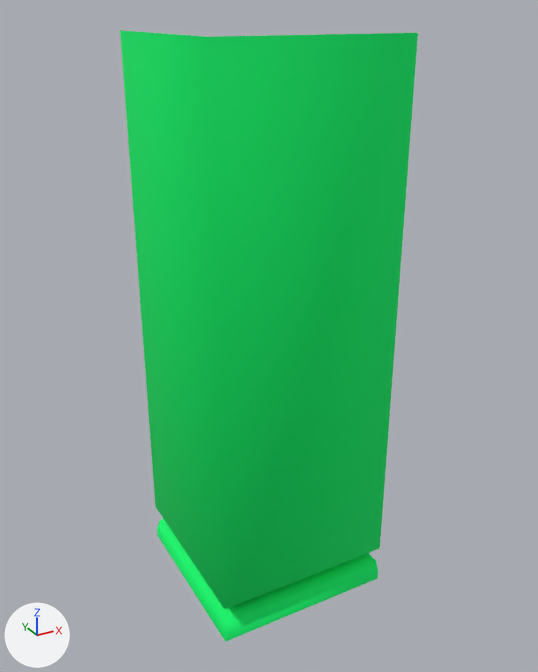
What one commit did to the FBX model Project Peter's Band UE4/Content/BaseModels/3x9m_outercornerwall.FBX.
Both versions are drawn from a 50 mm lens placed at (-5.22, -9.72, 4.79), pointed at (0.09, -0.07, -0.04). The lights are fixed; the arrows at lower left show +X, +Y and +Z.

The first picture shows '3x9m_outercorner'.
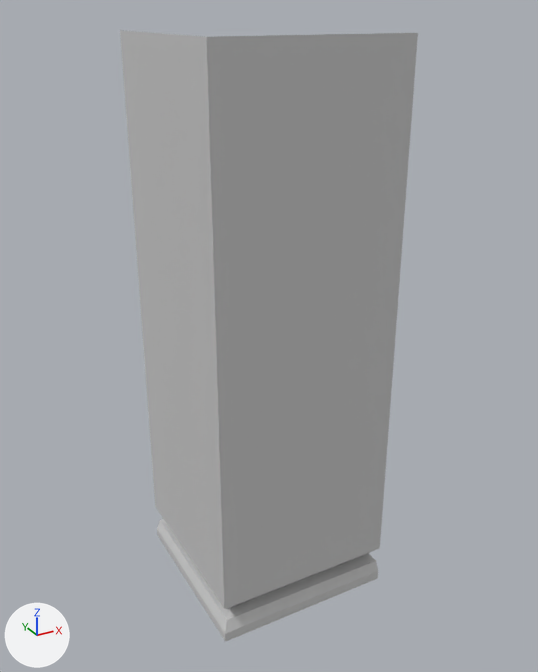
Pixel boxes [x1, y1, x2, y2] of what changed, in the pictures (538 x 672 px):
```json
{"object": "3x9m_outercorner", "change": "recoloured, shading changed", "before": [120, 30, 418, 642], "after": [120, 30, 418, 642], "on screen": "green to grey"}
```

Edits to the scene script, one JSON object a line:
```json
{"op": "set", "path": "mat_done.base_color", "old": "(0.0, 1.0, 0.165)", "new": "(0.588, 0.588, 0.588)", "note": "green #00ff71 -> light grey #cacaca"}
{"block": "me_mesh", "where": "me_mesh.from_pydata(...)  # 18 vertices, 10 faces; spans x -59.0..59.0, y -177.0..177.0, z -59.0..59.0"}
{"block": "me_mesh", "where": "# used by ob_3x9m_outercorner; location = (0.0, 0.0, 0.0); rotation_euler = (-1.571, 0.0, 0.0), in degrees (-90, 0, 0); scale = (-0.0254, -0.0254, -0.0254)"}
{"block": "me_mesh", "change": "me_mesh part 1: edges marked sharp go from 2 to 0"}
```
